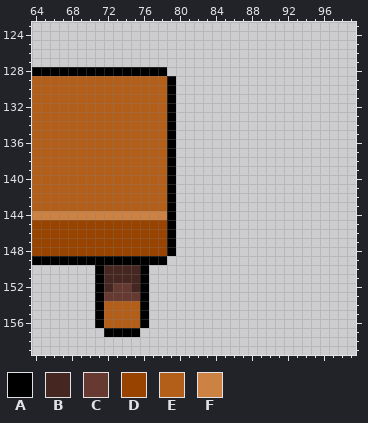
File history of a pixel-art file, Assets/Arts/Construction/House/InsideHouse/House_Construct.aseprite. Above is the file before it was changed.
160x160 pixels, 1 frame. Colours within 5 levels of each other are drawn and written as one. Shown: x 64..99, y 123..159.
Palette (. is transparent): A #000000  B #452620  C #663931  D #994300  E #b35f1a  F #cc8243
Pixels before, first column x 64:
128 AAAAAAAAAAAAAAA.
129 EEEEEEEEEEEEEEEA
130 EEEEEEEEEEEEEEEA
131 EEEEEEEEEEEEEEEA
132 EEEEEEEEEEEEEEEA
133 EEEEEEEEEEEEEEEA
134 EEEEEEEEEEEEEEEA
135 EEEEEEEEEEEEEEEA
136 EEEEEEEEEEEEEEEA
137 EEEEEEEEEEEEEEEA
138 EEEEEEEEEEEEEEEA
139 EEEEEEEEEEEEEEEA
140 EEEEEEEEEEEEEEEA
141 EEEEEEEEEEEEEEEA
142 EEEEEEEEEEEEEEEA
143 EEEEEEEEEEEEEEEA
144 FFFFFFFFFFFFFFFA
145 DDDDDDDDDDDDDDDA
146 DDDDDDDDDDDDDDDA
147 DDDDDDDDDDDDDDDA
148 DDDDDDDDDDDDDDDA
149 AAAAAAAAAAAAAAA.
150 .......ABBBBA...
151 .......ABBBBA...
152 .......ABCCBA...
153 .......ACCCCA...
154 .......AEEEEA...
155 .......AEEEEA...
156 .......AEEEEA...
157 ........AAAA....
Now the later version:
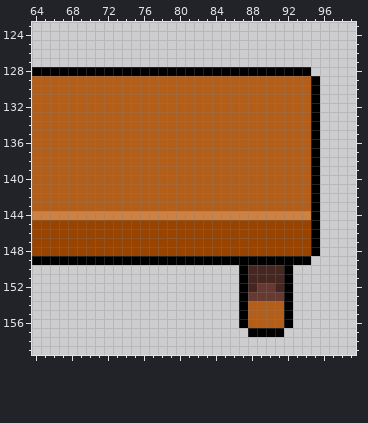
Diff:
Changed rows in their new state; - is an unchanged pixel.
first column x 71:
128 --------AAAAAAAAAAAAAAAA-
129 --------EEEEEEEEEEEEEEEEA
130 --------EEEEEEEEEEEEEEEEA
131 --------EEEEEEEEEEEEEEEEA
132 --------EEEEEEEEEEEEEEEEA
133 --------EEEEEEEEEEEEEEEEA
134 --------EEEEEEEEEEEEEEEEA
135 --------EEEEEEEEEEEEEEEEA
136 --------EEEEEEEEEEEEEEEEA
137 --------EEEEEEEEEEEEEEEEA
138 --------EEEEEEEEEEEEEEEEA
139 --------EEEEEEEEEEEEEEEEA
140 --------EEEEEEEEEEEEEEEEA
141 --------EEEEEEEEEEEEEEEEA
142 --------EEEEEEEEEEEEEEEEA
143 --------EEEEEEEEEEEEEEEEA
144 --------FFFFFFFFFFFFFFFFA
145 --------DDDDDDDDDDDDDDDDA
146 --------DDDDDDDDDDDDDDDDA
147 --------DDDDDDDDDDDDDDDDA
148 --------DDDDDDDDDDDDDDDDA
149 --------AAAAAAAAAAAAAAAA-
150 ......----------ABBBBA---
151 ......----------ABBBBA---
152 ......----------ABCCBA---
153 ......----------ACCCCA---
154 ......----------AEEEEA---
155 ......----------AEEEEA---
156 ......----------AEEEEA---
157 -....------------AAAA----
Where, in picture pixels (left, top, right, bottom), the same in both pictures:
changed: (95, 67, 320, 337)
